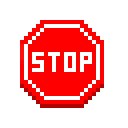
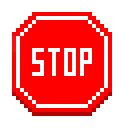
Comparing the layer stacks of the two w=128, h=128 images. Changes:
painted on "Layer 8" over [12, 12, 112, 116]
